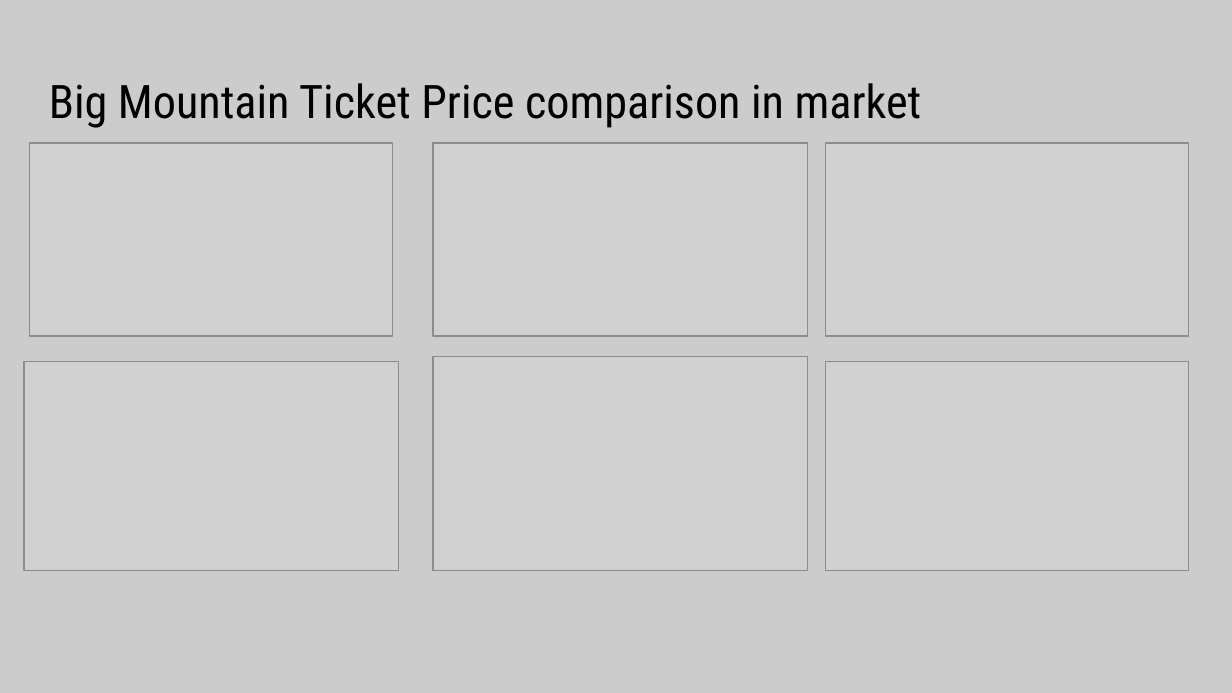
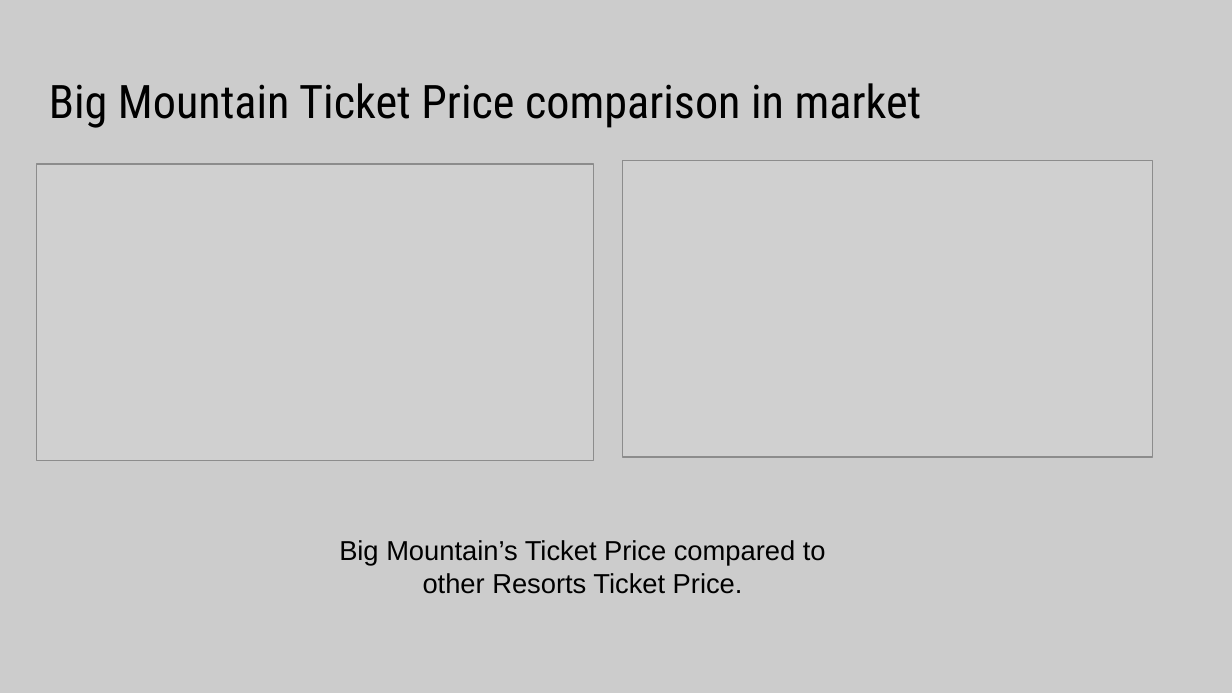
Before and after one commit to shaisid01/Data-Science, a slide deck: slide 6 of CapstoneProjects/Big Mountain Ski Resort/Docs/Project Slides.pptx. Drawn at 1232x693 pixels with LibreOffice and Linux fonts; fonts in the diff are those of the drawing; grey boxes stand for pictures. Boxes give left, top, right and bottom in pixels: in the first picture for what was removed or moved away, otherwise in the second. Text is boxed around its words. In the diff, an @@ line names an element or a change of style, - is before the commit and + after.

```diff
--- a/CapstoneProjects/Big Mountain Ski Resort/Docs/Project Slides.pptx
+++ b/CapstoneProjects/Big Mountain Ski Resort/Docs/Project Slides.pptx
@@ picture removed at (434,143,808,336) @@
@@ picture: place and size @@
-picture at (30,143,393,336)
+picture at (37,164,594,461)
@@ picture: place and size @@
-picture at (825,143,1189,336)
+picture at (623,161,1153,458)
@@ picture removed at (434,356,808,570) @@
@@ picture removed at (25,361,399,570) @@
@@ picture removed at (825,361,1189,570) @@
@@ text added at (339,540,826,594), 16 pt, text #000000 @@
+Big Mountain’s Ticket Price compared to other Resorts Ticket Price.
```
Also in this commit, not shown: 5 other slides changed, 3 slides added, 1 other file.
